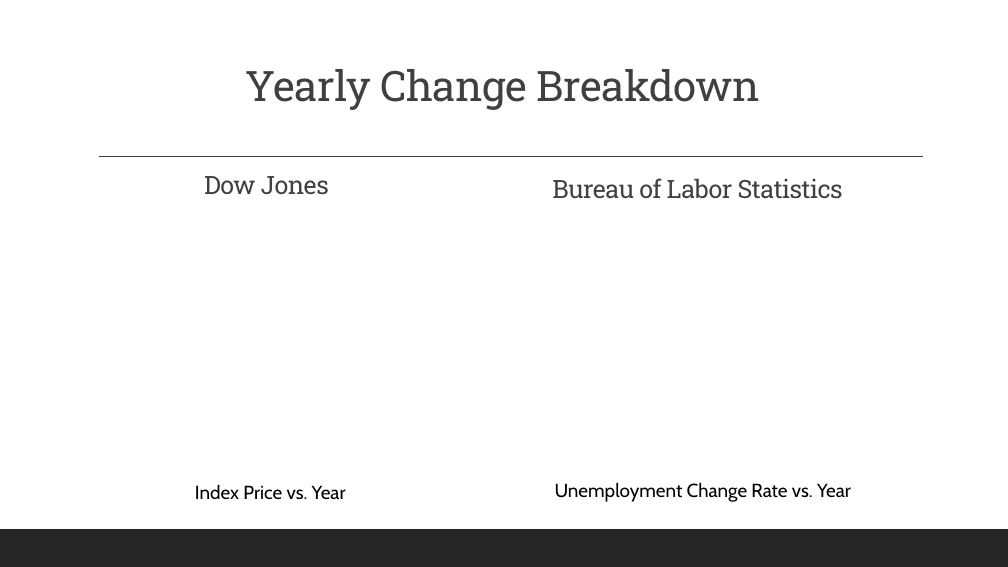
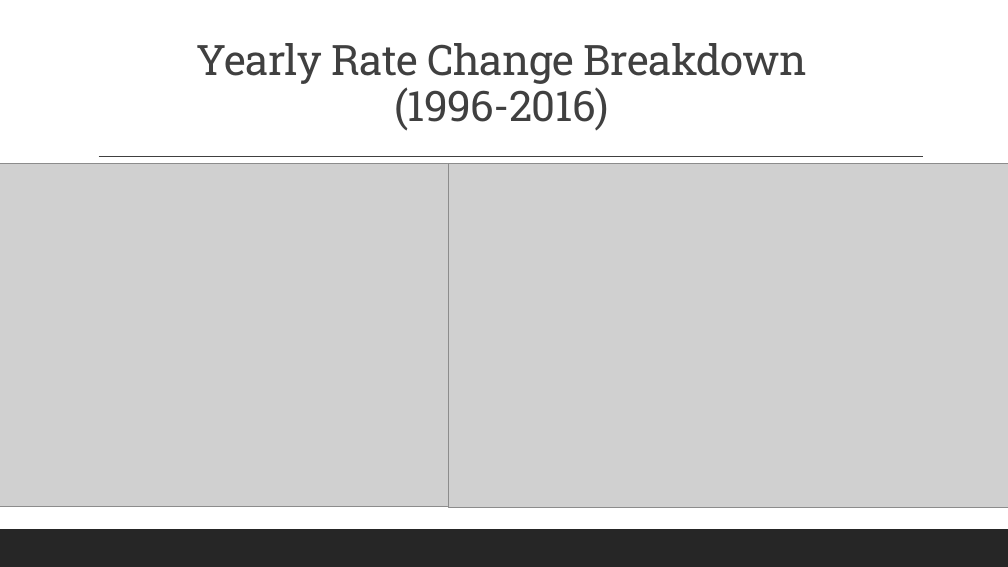
Before and after one commit to rsimeonoglou/group-project-1, a slide deck: slide 11 of Presentations/Stock Market Vs Unemployment v2.pptx. Drawn at 1008x567 pixels with LibreOffice and Linux fonts; fonts in the diff are those of the drawing; grey boxes stand for pictures. Boxes give left, top, right and bottom in pixels: in the first picture for what was removed or moved away, otherwise in the second. Text is boxed around its words. In the diff, an @@ line names an element or a change of style, - is before the commit and + after.

```diff
--- a/Presentations/Stock Market Vs Unemployment v2.pptx
+++ b/Presentations/Stock Market Vs Unemployment v2.pptx
@@ text at <box>196,43,807,131</box>: text changed @@
-Yearly Change Breakdown
+Yearly Rate Change Breakdown
+(1996-2016)
@@ picture added at <box>0,163,547,507</box> @@
@@ title "Dow Jones" rewrapped from <box>204,176,329,195</box> to <box>204,160,329,164</box> @@
@@ picture added at <box>448,163,1008,507</box> @@
@@ text "Bureau of Labor Statistics" rewrapped from <box>552,178,843,199</box> to <box>558,161,849,164</box> @@
@@ text removed at <box>195,484,346,499</box> @@
-Index Price vs. Year
@@ text removed at <box>555,482,851,502</box> @@
-Unemployment Change Rate vs. Year
```
Also in this commit, not shown: 2 other slides changed, 1 slide added, 18 other files.
